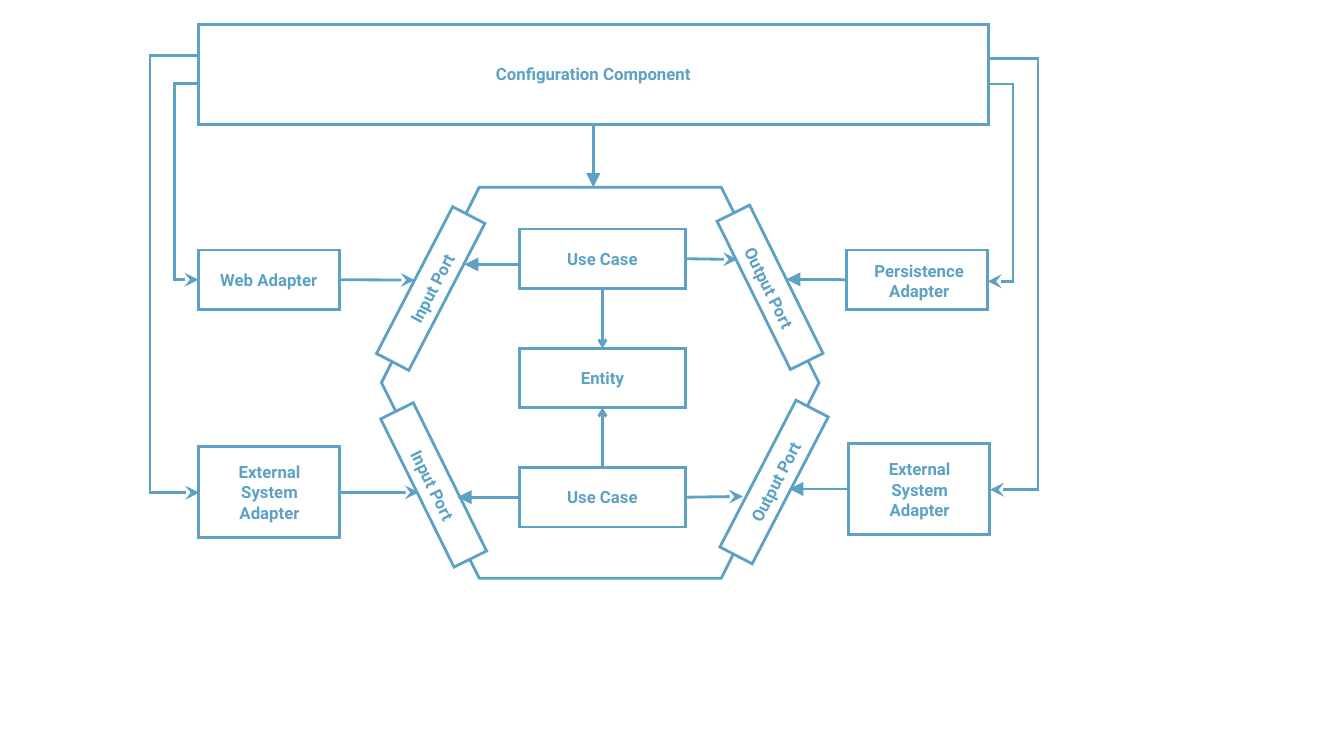
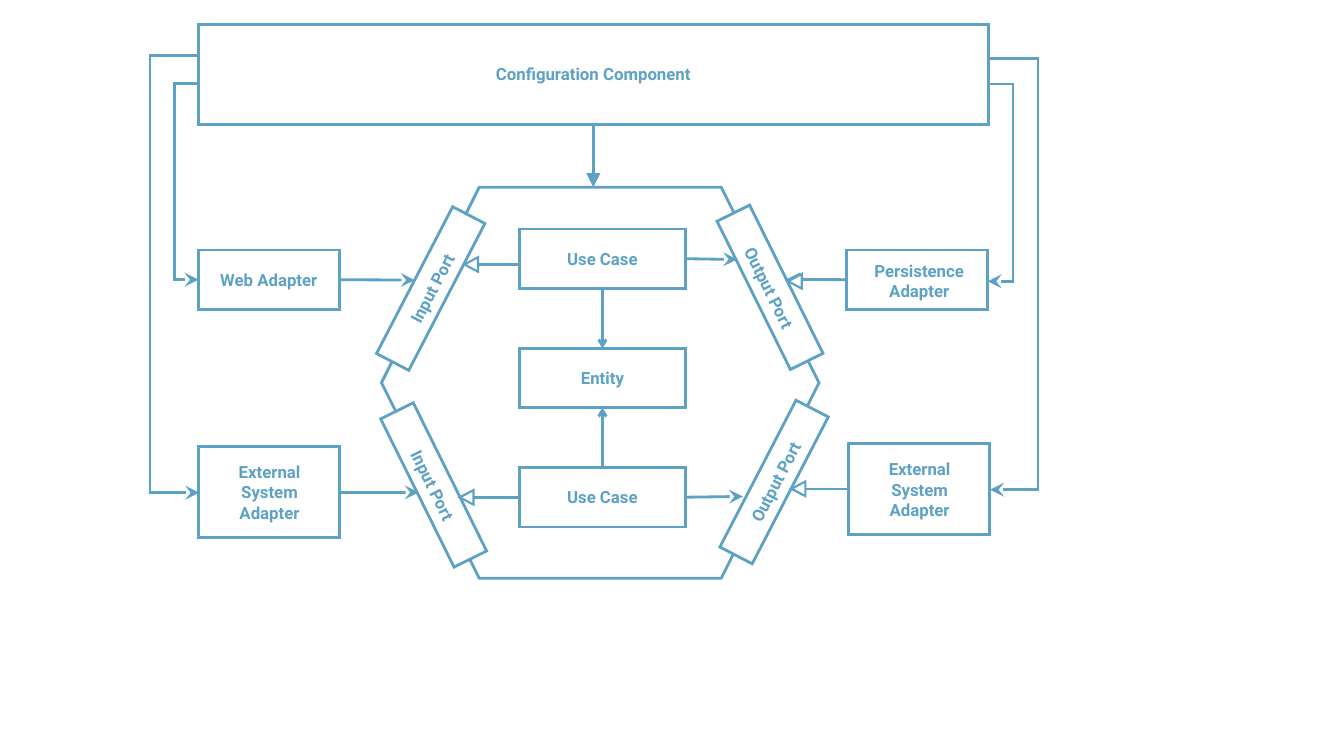
Before and after one commit to rudaks-han/book-summary, a slide deck: slide 16 of Get Your Hands Dirty on Clean Architecture/ref/프레젠테이션1.pptx. Drawn at 1344x756 pixels with LibreOffice and Linux fonts; fonts in the diff are those of the drawing. Boxes give left, top, right and bottom in pixels: in the first picture for what was removed or moved away, otherwise in the second. Text is boxed around its words. In the diff, an @@ line names an element or a change of style, - is before the commit and + after.

```diff
--- a/Get Your Hands Dirty on Clean Architecture/ref/프레젠테이션1.pptx
+++ b/Get Your Hands Dirty on Clean Architecture/ref/프레젠테이션1.pptx
@@ triangle added at box(464, 258, 477, 272), fill #FFFFFF, outline #5DA2C5 1.5 pt @@
@@ triangle added at box(788, 274, 801, 288), fill #FFFFFF, outline #5DA2C5 1.5 pt @@
@@ triangle added at box(460, 491, 473, 505), fill #FFFFFF, outline #5DA2C5 1.5 pt @@
@@ triangle added at box(792, 481, 805, 496), fill #FFFFFF, outline #5DA2C5 1.5 pt @@
```
Also in this commit, not shown: 3 other files.
